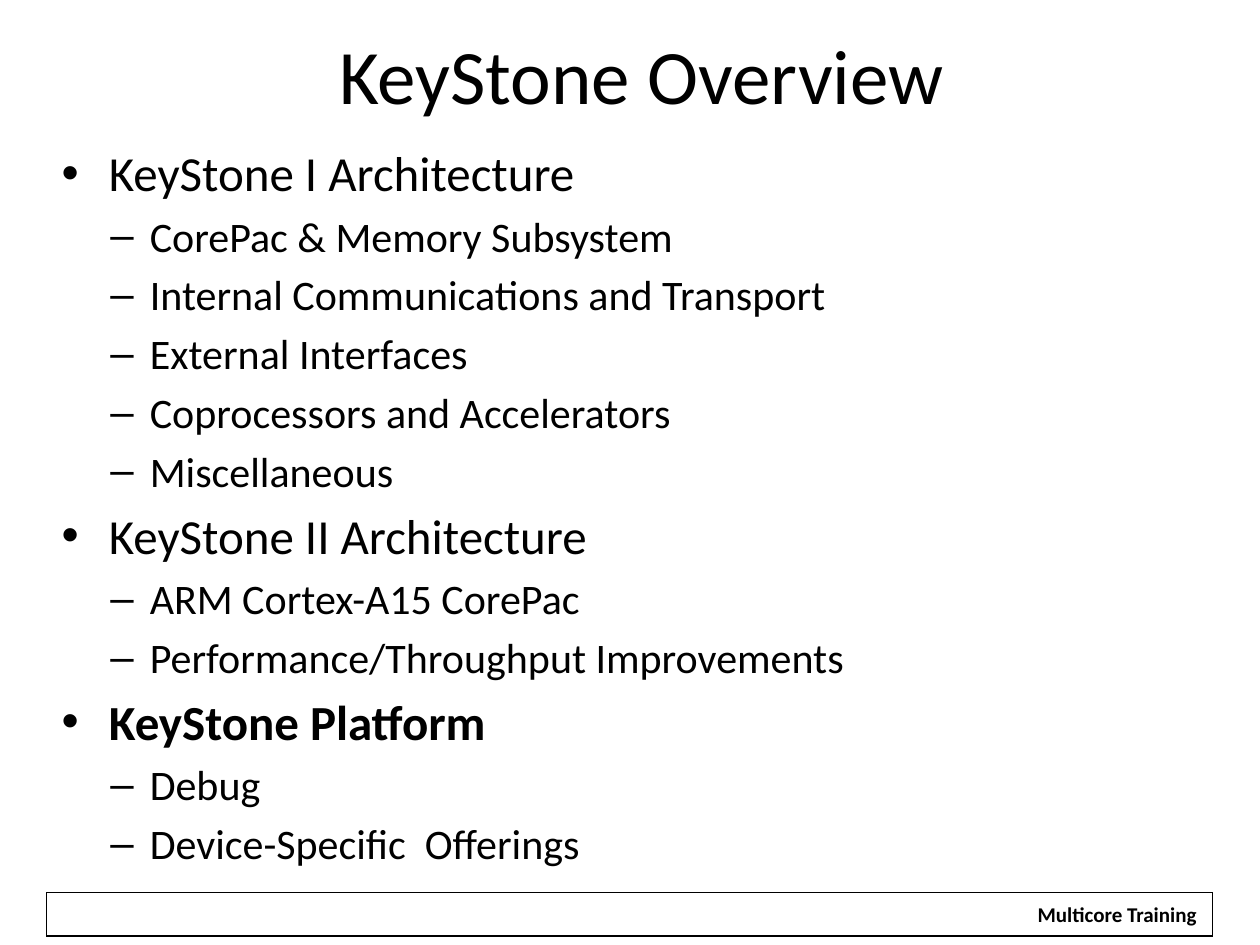
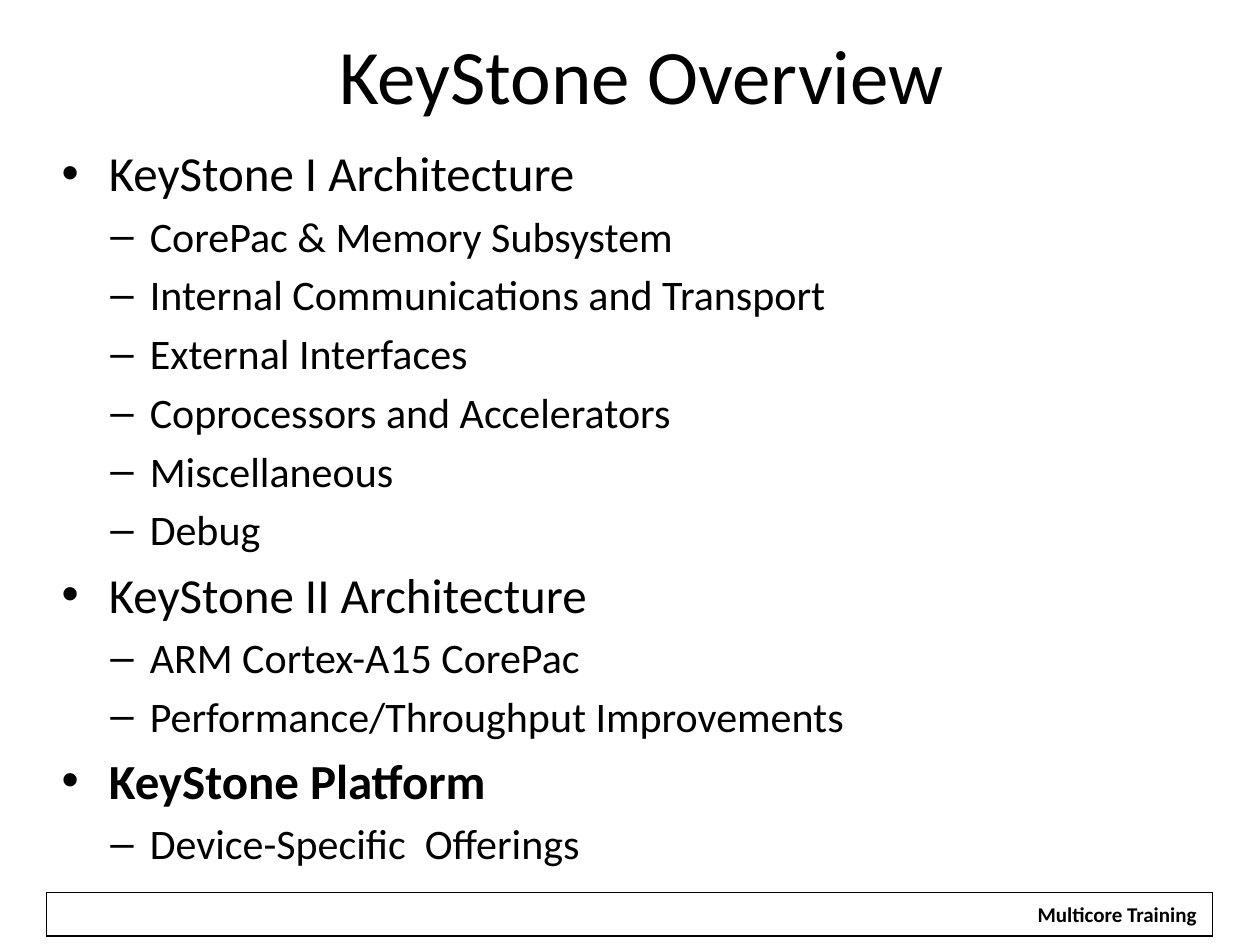
Before and after one commit to hari1989/keystone-workshop, a slide deck: slide 28 of slides/KeyStone SoC Overview.pptx (slide 27 before the commit). Drawn at 1260x945 pixels with LibreOffice and Linux fonts; fonts in the diff are those of the drawing; background and template pictures are left out. Boxes give left, top, right and bottom in pixels: in the first picture for what was removed or moved away, otherwise in the second. Text is boxed around its words. In the diff, an @@ line names an element or a change of style, - is before the commit and + after.

Commit message:
Change the location of the debug slide

```diff
--- a/slides/KeyStone SoC Overview.pptx
+++ b/slides/KeyStone SoC Overview.pptx
@@ text at (150,515,261,553): paragraph added @@
+  – Debug
@@ text at (150,770,261,808): paragraph removed @@
-  – Debug
```
Also in this commit, not shown: 2 other slides changed.
